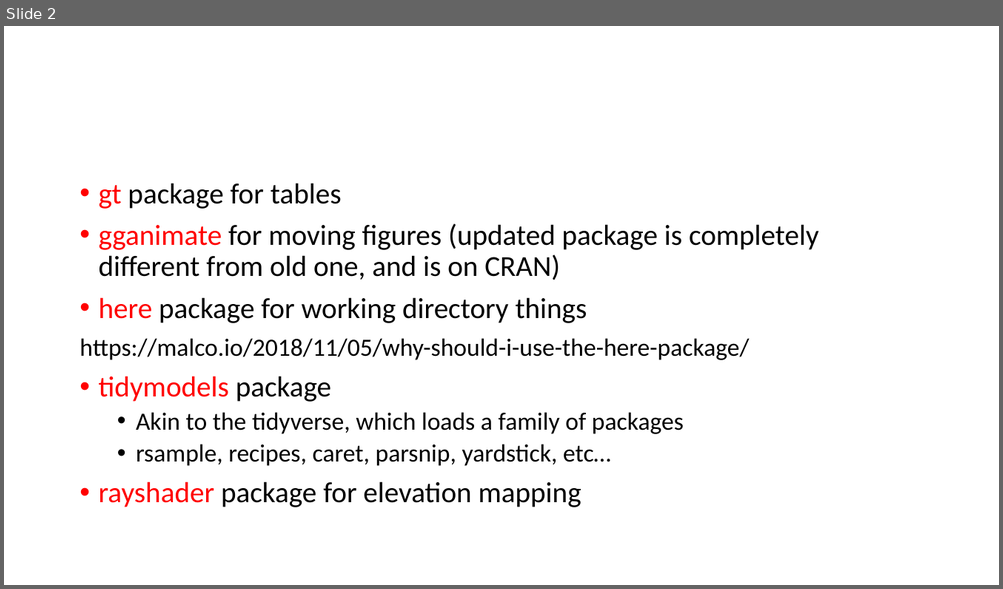
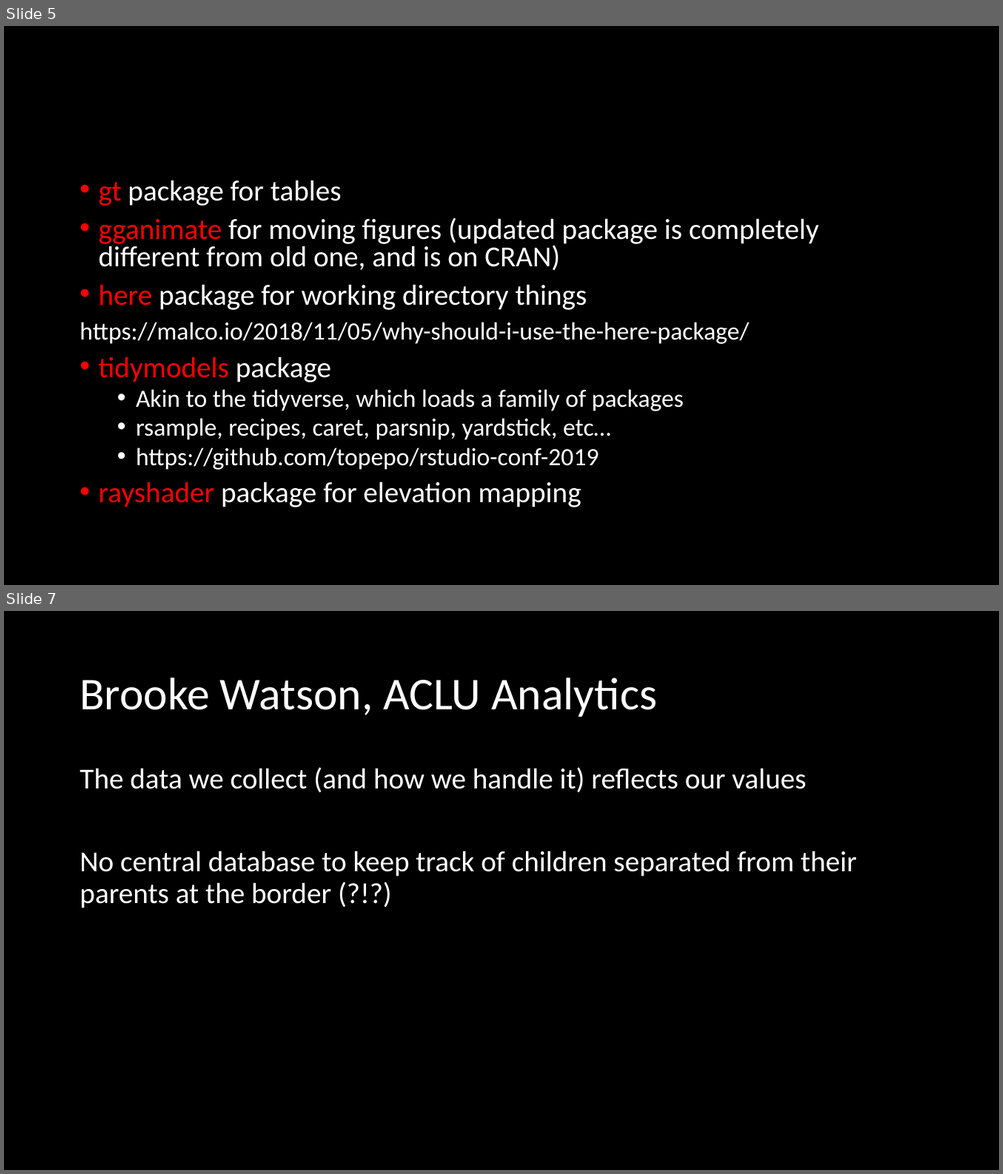
Before and after one commit to Rgronomists/2019Spring_M01_RStudioConf, a slide deck: presentation.pptx. Shown one above the other, each under a label of ours: slide 2 before the commit, slides 5 and 7 after it; the slides between them are not shown. The pictures are 1003x589 and 1003x1174 pixels, drawn with LibreOffice and Linux fonts; fonts in the diff are those of the drawing. Boxes give left, top, right and bottom in pixels: in the first picture for what was removed or moved away, otherwise in the second. Text is boxed around its words. In the diff, an @@ line names an element or a change of style, - is before the commit and + after.

```diff
--- a/presentation.pptx
+++ b/presentation.pptx
@@ slide 7 added at bbox=[4, 611, 999, 1170], background #000000 @@
@@ title added at bbox=[79, 678, 657, 717], 44 pt, text #FFFFFF @@
+Brooke Watson, ACLU Analytics
@@ text added at bbox=[79, 767, 856, 908], 28 pt, text #FFFFFF @@
+The data we collect (and how we handle it) reflects our values
+No central database to keep track of children separated from their parents at the border (?!?)
@@ what was slide 2 is now slide 5 @@
@@ slide 5 changed as well @@
@@ background #FFFFFF to #000000 @@
@@ text at bbox=[79, 180, 819, 508]: text colour #000000 to #FFFFFF in "package for tables", "for moving figures (updated package is completely ...", "package for working directory things", "https://malco.io/2018/11/05/why-should-i-use-the-here-packag ..." and 4 more places; line spacing 0.9 to 0.8 @@
@@ text at bbox=[136, 448, 598, 470]: paragraph added @@
+  • https://github.com/topepo/rstudio-conf-2019
```
Also in this commit, not shown: 6 other slides added, 1 slide removed.
